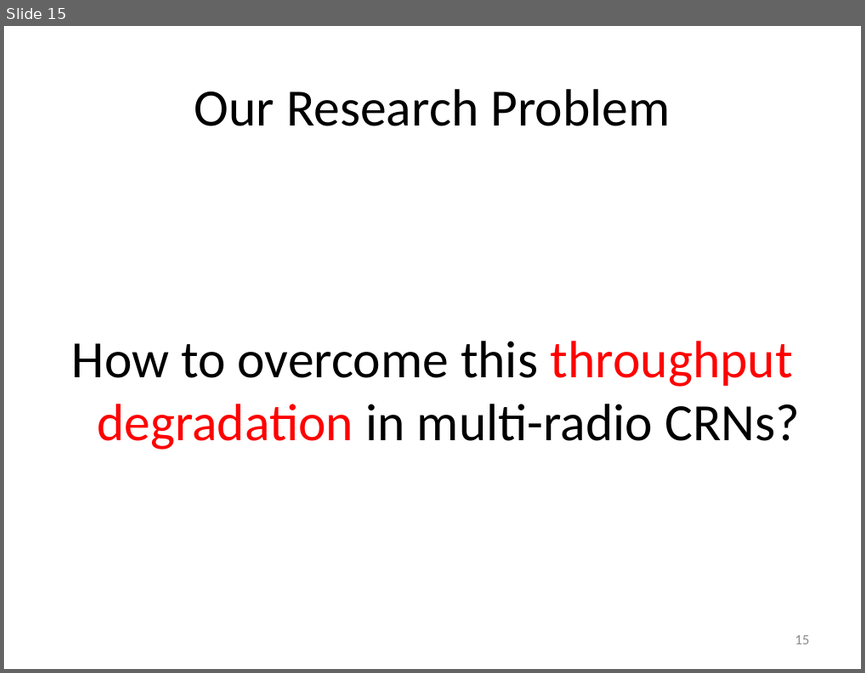
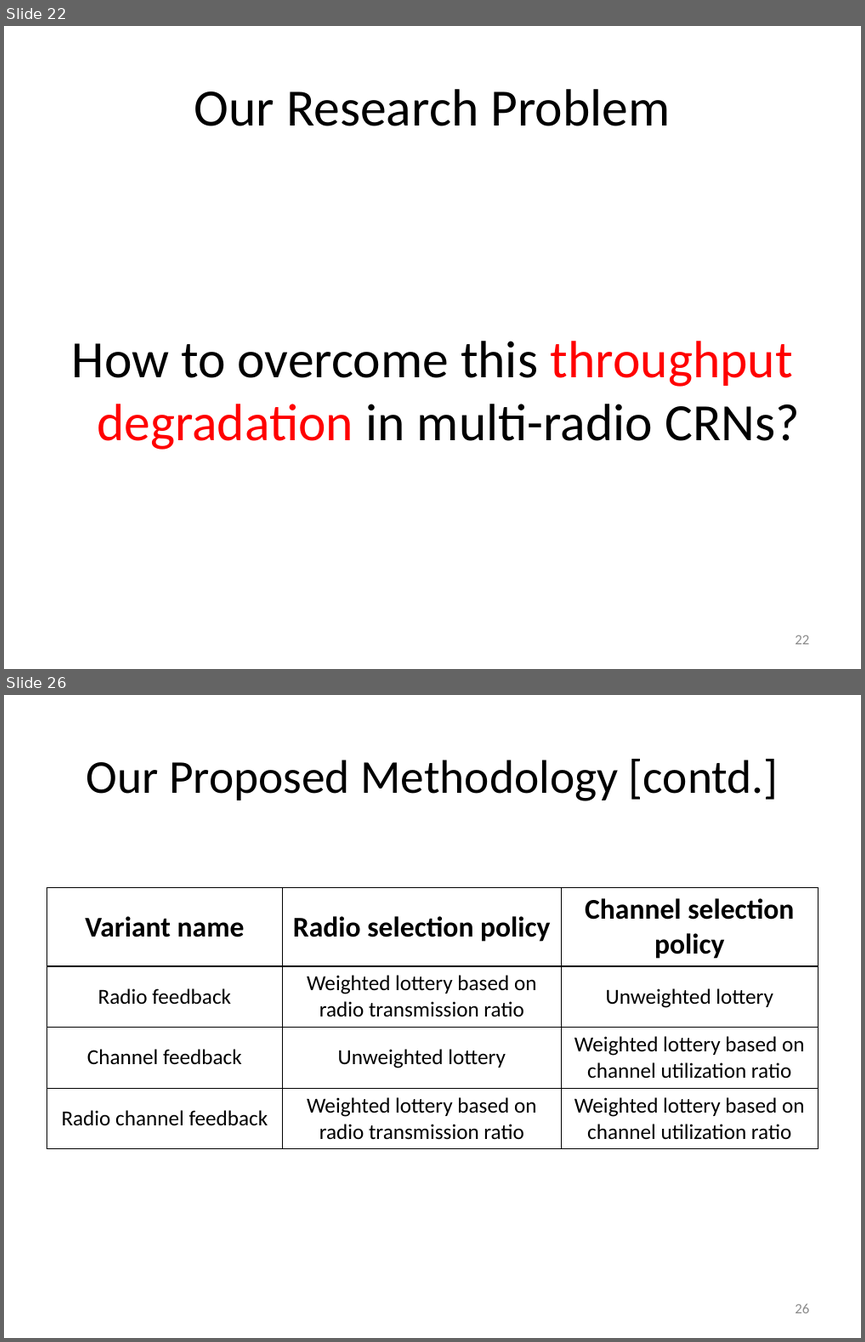
Before and after one commit to takhandipu/MSThesisPresentation, a slide deck: draft.pptx. Shown one above the other, each under a label of ours: slide 15 before the commit, slides 22 and 26 after it; the slides between them are not shown. The pictures are 865x673 and 865x1342 pixels, drawn with LibreOffice and Linux fonts; fonts in the diff are those of the drawing. Boxes give left, top, right and bottom in pixels: in the first picture for what was removed or moved away, otherwise in the second. Text is boxed around its words. In the diff, an @@ line names an element or a change of style, - is before the commit and + after.

```diff
--- a/draft.pptx
+++ b/draft.pptx
@@ slide 26 added at box(4, 695, 861, 1338), background #FFFFFF @@
@@ title added at box(86, 759, 778, 801), 39.6 pt, text #000000 @@
+Our Proposed Methodology [contd.]
@@ table added at box(46, 888, 818, 1145), 4 rows, 3 columns @@
+Variant name | Radio selection policy | Channel selection policy
+Radio feedback | Weighted lottery based on radio transmission ratio | Unweighted lottery
+Channel feedback | Unweighted lottery | Weighted lottery based on channel utilization ratio
+Radio channel feedback | Weighted lottery based on radio transmission ratio | Weighted lottery based on channel utilization ratio
@@ page number added at box(794, 1304, 809, 1313), 12 pt, text #8C8C8C @@
+26
@@ what was slide 15 is now slide 22 @@
@@ page number at box(794, 635, 809, 644): text changed @@
-15
+22
```
Also in this commit, not shown: 9 slides changed, 11 other slides added, 7 slides removed, 2 other files.
